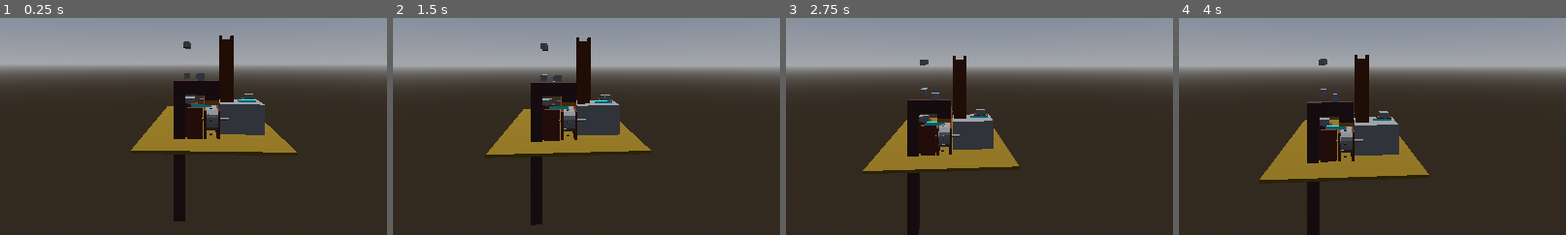
Above: before the commit, frames 1-4 (left to right).
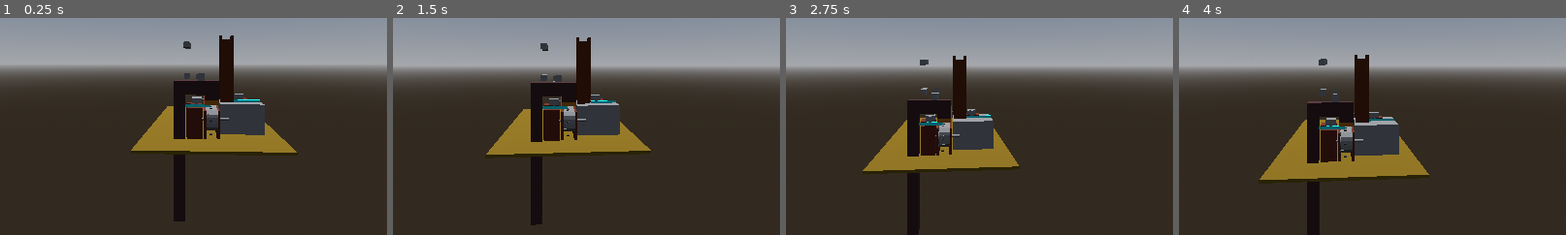
Above: after the commit, the same moments.

Repository: Garcia-IGC/maquina-de-turing
Game: Godot game, scene res://src/escenas/mapa.tscn
Same seed, same stepped clock (60 frames per second), same inputs: the game is played once before the commit and once after it.
Inputs (mouse positions are % of the whole screen's width and height, from its top left):
- Up to frame 1 (0.25 s): no input
- Up to frame 2 (1.5 s): tap Enter at 0.5 s; move the mouse to (55, 50) at 0.52 s; hold W 0.53-1.28 s; tap Alt at 0.6 s; click (55, 50) at 0.67 s; move the mouse to (30, 55) at 1.27 s; hold S from 1.28 s (still down); tap Shift at 1.35 s
- Up to frame 3 (2.75 s): move the mouse to (60, 28) at 2.02 s; release S at 2.03 s; hold D from 2.03 s (still down); hold E from 2.03 s (still down)
- Up to frame 4 (4 s): move the mouse to (45, 70) at 2.77 s; release D at 2.78 s; release E at 2.78 s; hold W 2.78-3.53 s; tap Q at 2.85 s; click (45, 70) at 2.92 s; move the mouse to (80, 65) at 3.52 s; hold A from 3.53 s (still down); tap Alt at 3.6 s
The pictures show only the part of the screen within x 25-75%, y 39-89%; the shares and areas given below are measured in that part.

The runs differ from the first frame. In frame 1, 0.2% of the frame differs, in the area x 47-68%, y 34-55%; in frame 2, 0.2%; in frame 3, 0.3%; in frame 4, 0.4%, in the area x 36-56%, y 42-67%.

Commit message:
correcion de correccion

Diff:
--- a/src/escenas/empujador.tscn
+++ b/src/escenas/empujador.tscn
@@ -3,17 +3,17 @@
 [ext_resource type="Script" uid="uid://bqpkod5oaj8gv" path="res://static_body_3d.gd" id="1_jwr5u"]
 
 [sub_resource type="BoxShape3D" id="BoxShape3D_tb8mt"]
-size = Vector3(0.7, 0.05, 0.05)
+size = Vector3(1, 0.05, 0.05)
 
 [sub_resource type="StandardMaterial3D" id="StandardMaterial3D_jwr5u"]
 albedo_color = Color(0, 1, 1, 1)
 
 [sub_resource type="BoxMesh" id="BoxMesh_q3uu8"]
 material = SubResource("StandardMaterial3D_jwr5u")
-size = Vector3(0.7, 0.1, 0.1)
+size = Vector3(1, 0.1, 0.1)
 
 [sub_resource type="BoxShape3D" id="BoxShape3D_jwr5u"]
-size = Vector3(0.7, 0.05, 0.05)
+size = Vector3(1, 0.05, 0.05)
 
 [node name="Empujador" type="StaticBody3D"]
 collision_layer = 3
--- a/src/escenas/mapa.tscn
+++ b/src/escenas/mapa.tscn
@@ -97,13 +97,13 @@
 transform = Transform3D(1, 0, 0, 0, -4.371139e-08, 1, 0, -1, -4.371139e-08, 0, 1.4606836, 0)
 
 [node name="Empujador" parent="." instance=ExtResource("11_u3t0g")]
-transform = Transform3D(1, 0, 0, 0, 1, 0, 0, 0, 1, 0.37241364, 0.1685332, 2.740303)
+transform = Transform3D(1, 0, 0, 0, 1, 0, 0, 0, 1, 0.55400676, 0.1685332, 2.740303)
 distance_meters = 0.605
 speed = 1.0
 direction = Vector3(-1, 0, 0)
 
 [node name="Empujador3" parent="." instance=ExtResource("11_u3t0g")]
-transform = Transform3D(1, 0, 0, 0, 1, 0, 0, 0, 1, -1.4232172, 0.22537768, 3.6996198)
+transform = Transform3D(1, 0, 0, 0, 1, 0, 0, 0, 1, -1.3991562, 0.22537768, 3.6996198)
 distance_meters = 0.8
 speed = 0.5
 
@@ -143,7 +143,7 @@
 [node name="Servomotores" type="Node3D" parent="."]
 
 [node name="Servo" type="MeshInstance3D" parent="Servomotores"]
-transform = Transform3D(-4.3711385e-08, 0, 0.99999994, 0, 1, 0, -0.99999994, 0, -4.3711385e-08, -1.5233073, 0.3825594, 3.9923015)
+transform = Transform3D(-4.3711385e-08, 0, 0.99999994, 0, 1, 0, -0.99999994, 0, -4.3711385e-08, -1.1149187, 0.38255936, 3.9920945)
 mesh = SubResource("BoxMesh_fuiq0")
 
 [node name="Cilindro" type="MeshInstance3D" parent="Servomotores/Servo"]
@@ -155,11 +155,11 @@
 mesh = SubResource("BoxMesh_ua0mu")
 
 [node name="Apollo" type="MeshInstance3D" parent="Servomotores/Servo"]
-transform = Transform3D(0.99999946, 0, -7.1054274e-15, 0, 1, 0, 7.1054274e-15, 0, 0.99999946, -0.060586452, -0.73792326, -5.9604645e-07)
+transform = Transform3D(0.9999994, 0, -1.0658141e-14, 0, 1, 0, 1.0658141e-14, 0, 0.9999994, -0.060586452, -0.73792326, -0.05690062)
 mesh = SubResource("BoxMesh_grw10")
 
 [node name="Servo2" type="MeshInstance3D" parent="Servomotores"]
-transform = Transform3D(-4.3711385e-08, 0, 0.99999994, 0, 1, 0, -0.99999994, 0, -4.3711385e-08, 0.7895442, 0.3340384, 3.040733)
+transform = Transform3D(-4.3711385e-08, 0, 0.99999994, 0, 1, 0, -0.99999994, 0, -4.3711385e-08, 0.5386003, 0.3340384, 3.040733)
 mesh = SubResource("BoxMesh_fuiq0")
 
 [node name="Cilindro" type="MeshInstance3D" parent="Servomotores/Servo2"]
@@ -171,9 +171,9 @@
 mesh = SubResource("BoxMesh_ua0mu")
 
 [node name="Apollo" type="MeshInstance3D" parent="Servomotores/Servo2"]
-transform = Transform3D(0.9999992, 0, -1.0658141e-14, 0, 1, 0, 1.0658141e-14, 0, 0.9999992, -0.059280396, -0.74772036, -4.7683716e-07)
+transform = Transform3D(0.99999917, 0, -1.4210855e-14, 0, 1, 0, 1.4210855e-14, 0, 0.99999917, -0.059280396, -0.74772036, 0.08963072)
 mesh = SubResource("BoxMesh_grw10")
 
 [node name="Apollo" type="MeshInstance3D" parent="Servomotores/Servo2/Apollo"]
-transform = Transform3D(0.9999992, 0, -3.5527137e-14, 0, 1, 0, 3.5527137e-14, 0, 0.9999992, 0.19085884, -0.124660045, -0.17705584)
+transform = Transform3D(0.9999992, 0, -3.907985e-14, 0, 1, 0, 3.907985e-14, 0, 0.9999992, 0.19085884, -0.124660045, -0.025300384)
 mesh = SubResource("BoxMesh_grw10")
